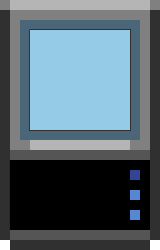
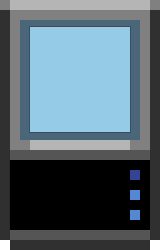
Layer changes from the first 160 x 250 image to the second:
added group "listArea" with 2 layers above "Shape 9" over [29, 26, 131, 133]
added layer "inner" in group "listArea" over [30, 27, 130, 132]
added layer "stroke" in group "listArea" over [29, 26, 131, 133]
removed layer "Shape 3" over [29, 29, 131, 131]
removed layer "Shape 2" over [29, 29, 131, 30]
removed layer "Shape 1" over [28, 30, 30, 131]
removed layer "Shape 8" over [29, 29, 130, 131]
